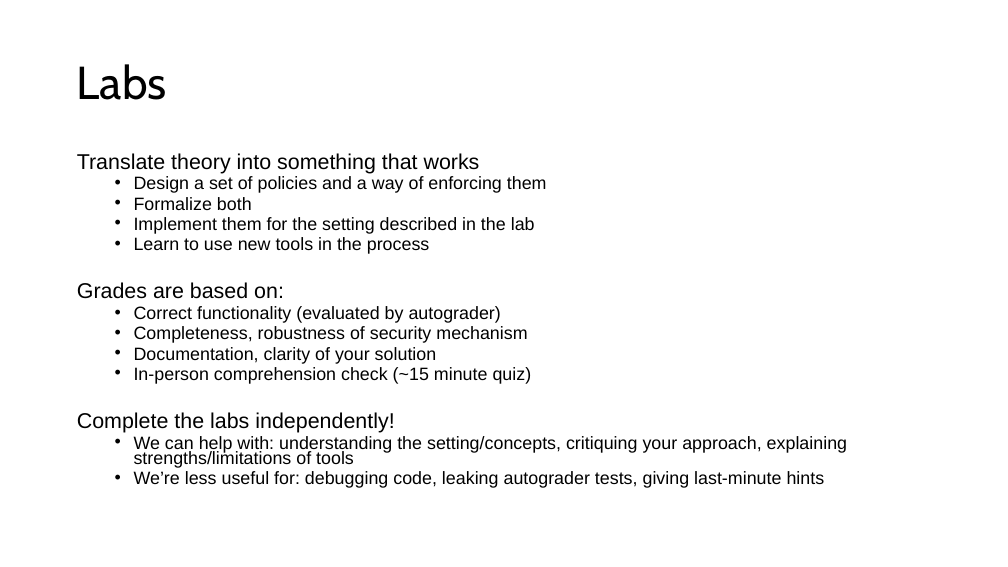
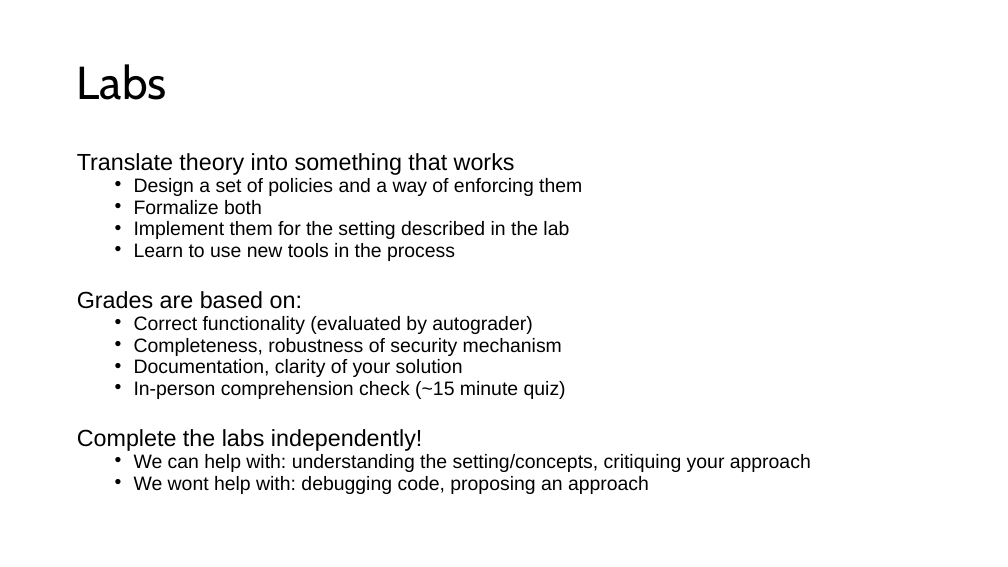
Before and after one commit to 15316-cmu/15316-cmu.github.io, a slide deck: slide 17 of 2026/lectures/01-intro.pptx. Drawn at 1008x567 pixels with LibreOffice and Linux fonts; fonts in the diff are those of the drawing. Boxes give left, top, right and bottom in pixels: in the first picture for what was removed or moved away, otherwise in the second. Text is boxed around its words. In the diff, an @@ line names an element or a change of style, - is before the commit and + after.

```diff
--- a/2026/lectures/01-intro.pptx
+++ b/2026/lectures/01-intro.pptx
@@ text at box(77, 153, 582, 451): size 20.4 to 22.2 pt in "Translate theory into something that works", "Grades are based on:", "Complete the labs independently!"; size 17 to 18.5 pt in "Design a set of policies and a ...", "Formalize both", "Implement them for the setting described in ...", "Learn to use new tools in the ..." and 4 more places @@
@@ text at box(134, 454, 811, 494): text changed; size 17 to 18.5 pt @@
-  • We can help with: understanding the setting/concepts, critiquing your approach, explaining strengths/limitations of tools
-  • We’re less useful for: debugging code, leaking autograder tests, giving last-minute hints
+  • We can help with: understanding the setting/concepts, critiquing your approach
+  • We wont help with: debugging code, proposing an approach
```
Also in this commit, not shown: 4 other slides changed, 1 slide added, 2 other files.
